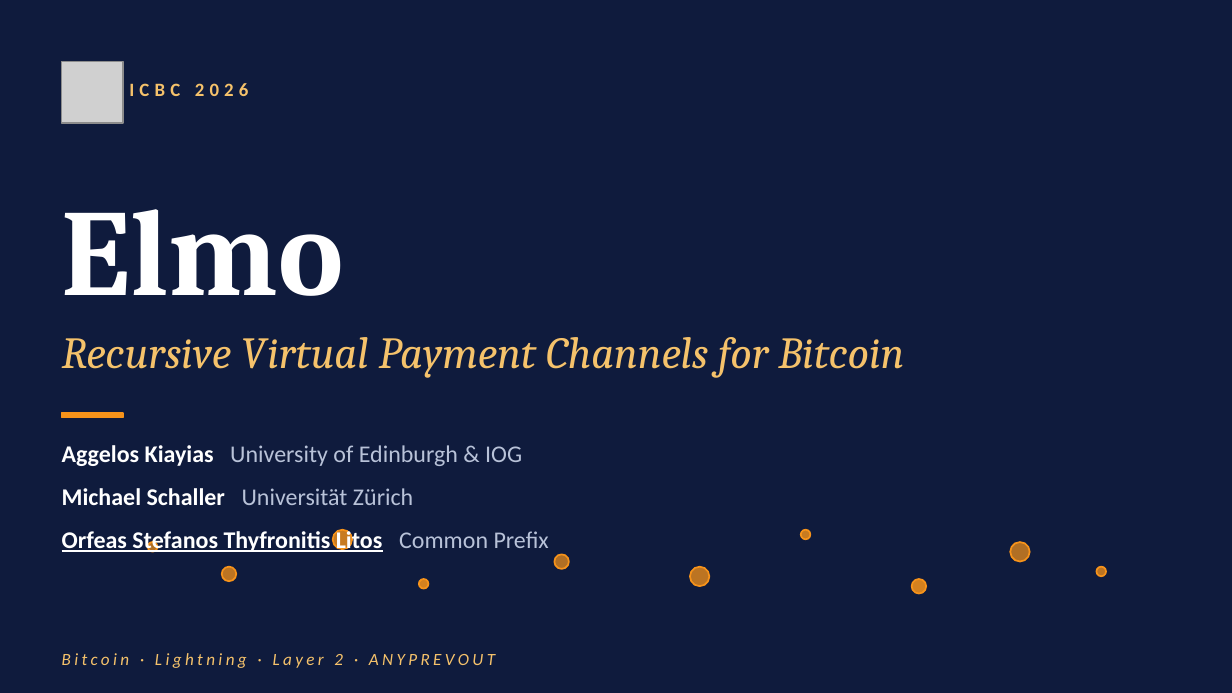
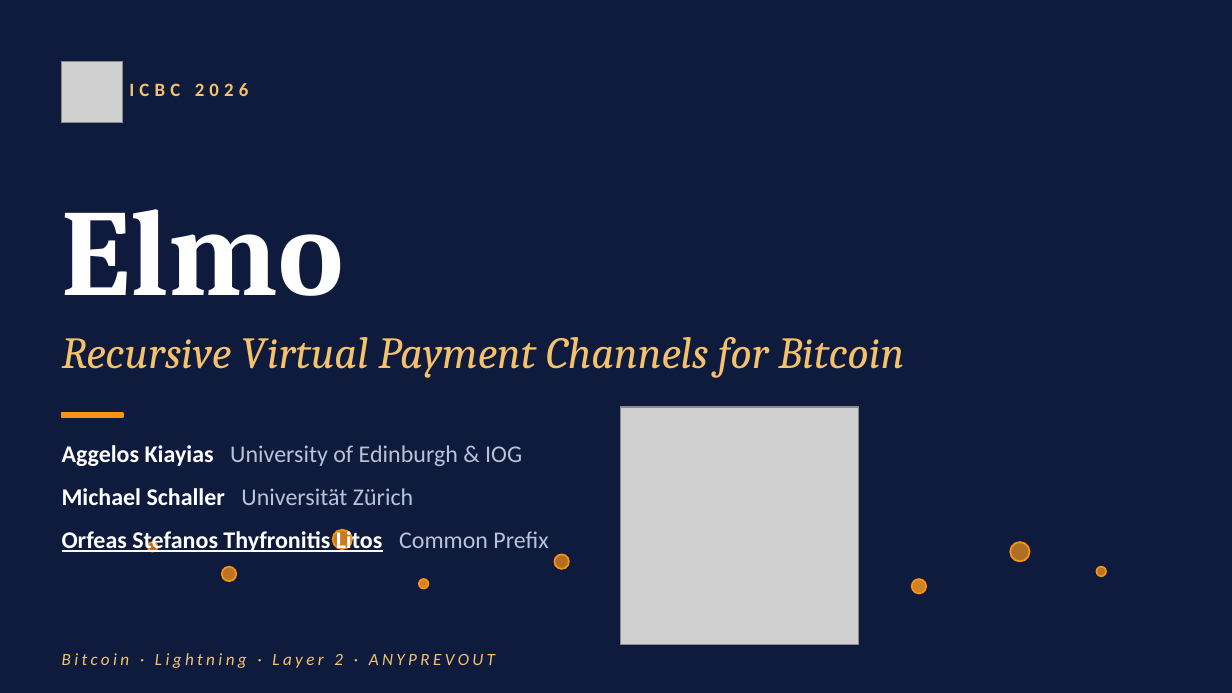
Before and after one commit to OrfeasLitos/virtual-payment-channels, a slide deck: slide 1 of icbc-2026.pptx. Drawn at 1232x693 pixels with LibreOffice and Linux fonts; fonts in the diff are those of the drawing; grey boxes stand for pictures. Boxes give left, top, right and bottom in pixels: in the first picture for what was removed or moved away, otherwise in the second. Text is boxed around its words. In the diff, an @@ line names an element or a change of style, - is before the commit and + after.

Commit message:
Add Common Prefix logo to presentation

```diff
--- a/icbc-2026.pptx
+++ b/icbc-2026.pptx
@@ picture added at box(621, 407, 859, 644) @@
@@ ellipse removed at box(801, 530, 811, 540) @@
@@ ellipse removed at box(690, 567, 710, 586) @@
```
